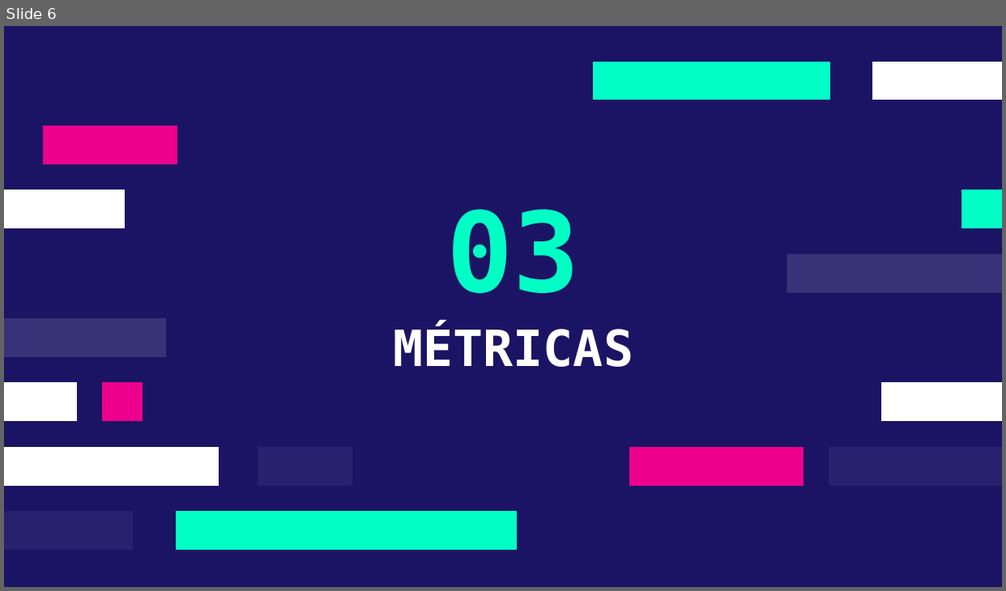
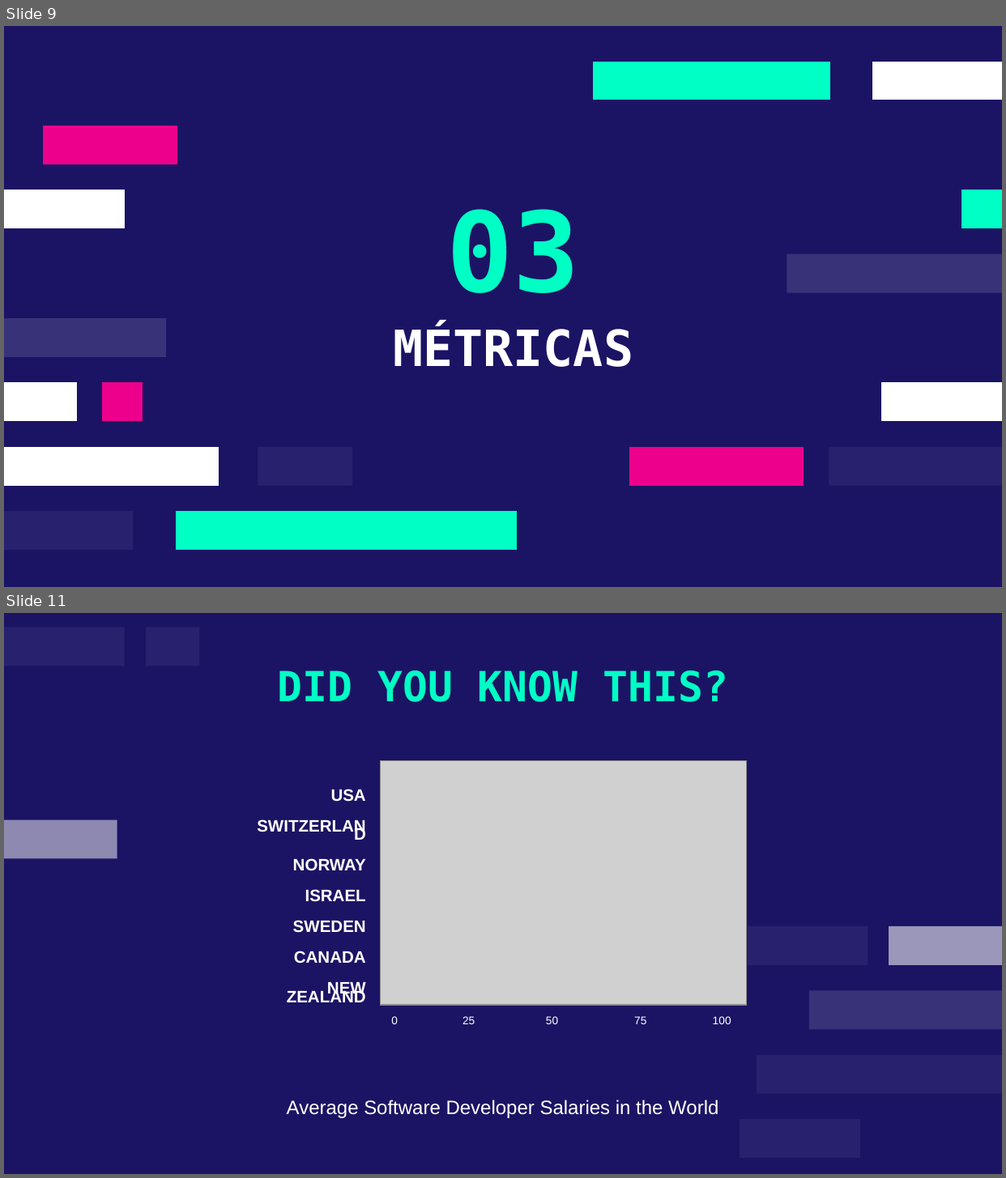
Before and after one commit to juandiegovqdev/P2-ASD, a slide deck: P2-ASD.pptx. Shown one above the other, each under a label of ours: slide 6 before the commit, slides 9 and 11 after it; the slides between them are not shown. The pictures are 1006x591 and 1006x1178 pixels, drawn with LibreOffice and Linux fonts; fonts in the diff are those of the drawing; grey boxes stand for pictures. Boxes give left, top, right and bottom in pixels: in the first picture for what was removed or moved away, otherwise in the second. Text is boxed around its words. In the diff, an @@ line names an element or a change of style, - is before the commit and + after.

```diff
--- a/P2-ASD.pptx
+++ b/P2-ASD.pptx
@@ slide 11 added at (4, 613, 1002, 1174), background #1B1464 @@
@@ freeform shape added at (4, 627, 125, 666), fill #FFFFFF at 6% opacity @@
@@ freeform shape added at (146, 627, 199, 666), fill #FFFFFF at 6% opacity @@
@@ title added at (278, 671, 727, 702), 30 pt, text #00FFC5, bold @@
+DID YOU KNOW THIS?
@@ picture added at (380, 760, 747, 1005) @@
@@ subtitle added at (287, 789, 366, 1003), 12 pt, text #FFFFFF, bold @@
+USA
+SWITZERLAND
+NORWAY
+ISRAEL
+SWEDEN
+CANADA
+NEW ZEALAND
@@ freeform shape added at (4, 820, 117, 858), fill #FFFFFF at 50% opacity @@
@@ subtitle added at (391, 1016, 731, 1024), 8 pt, text #FFFFFF @@
+0 25 50 75 100
@@ subtitle added at (287, 1100, 718, 1118), 14 pt, text #FFFFFF @@
+Average Software Developer Salaries in the World
@@ group added at (739, 926, 1002, 1158): 5 freeform shapes @@
@@ what was slide 6 is now slide 9 @@
```
Also in this commit, not shown: 3 slides changed, 6 other slides added, 44 other files.
